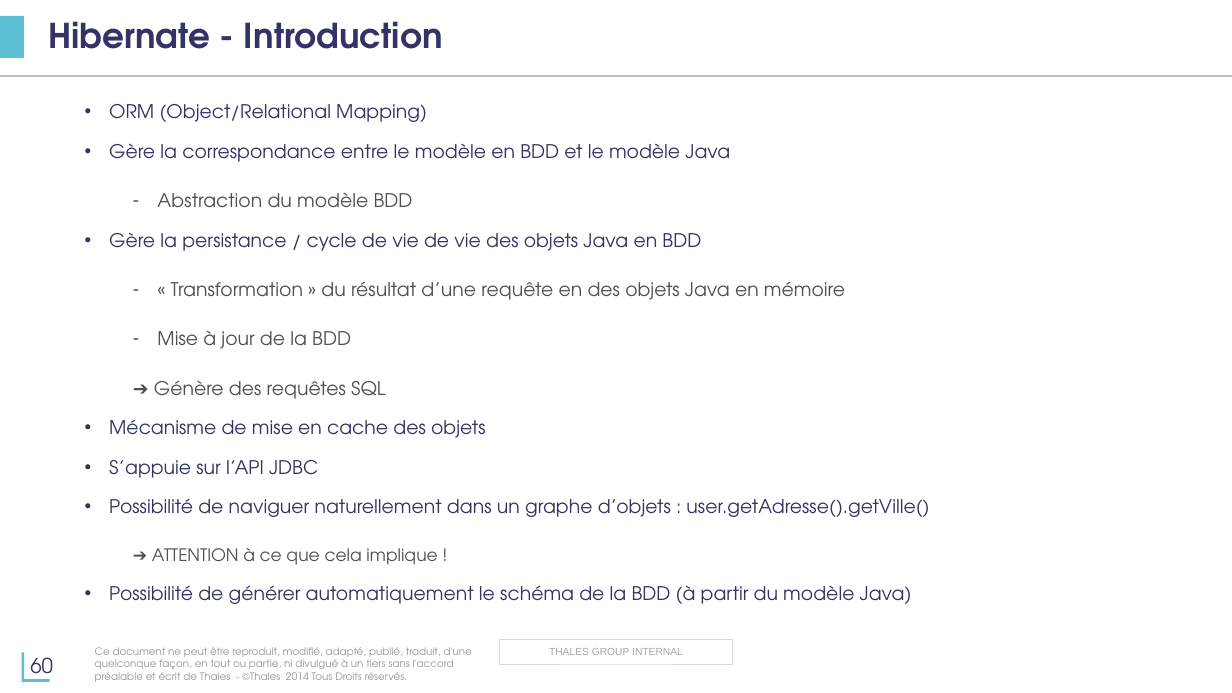
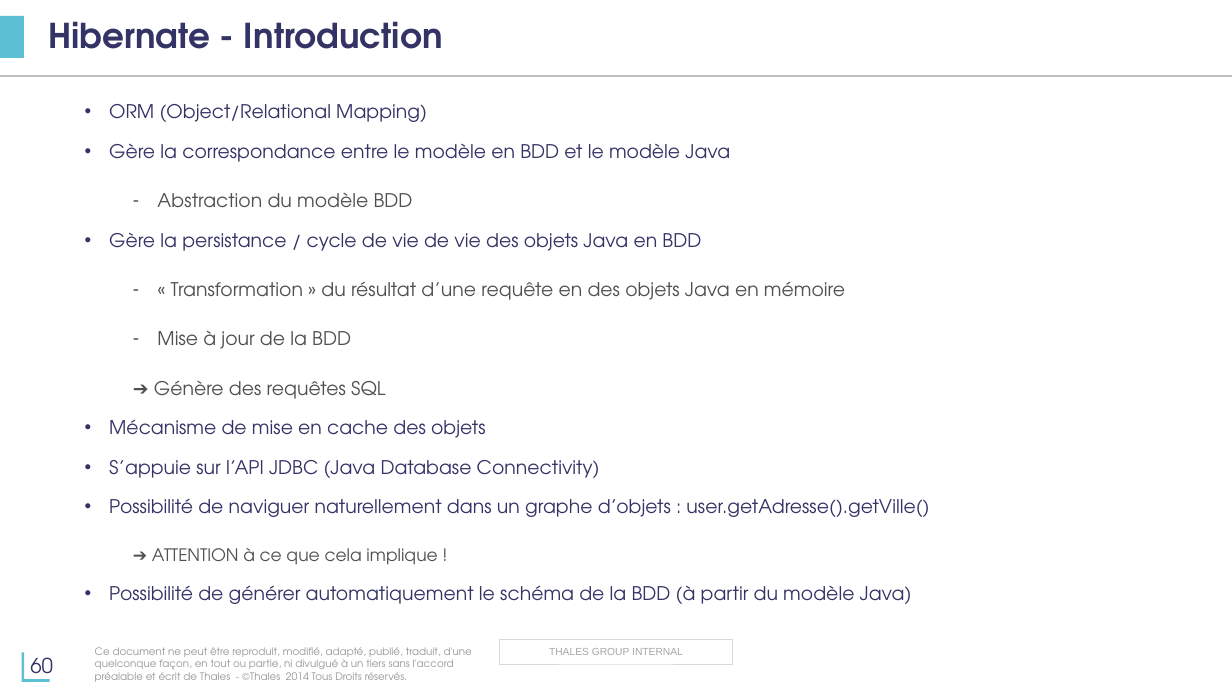
Before and after one commit to tsn-coding-dojo/java-spring-formation, a slide deck: slide 60 of présentation/Formation-Java.pptx. Drawn at 1232x693 pixels with LibreOffice and Linux fonts; fonts in the diff are those of the drawing; background and template pictures are left out. Boxes give left, top, right and bottom in pixels: in the first picture for what was removed or moved away, otherwise in the second. Text is boxed around its words. In the diff, an @@ line names an element or a change of style, - is before the commit and + after.

```diff
--- a/présentation/Formation-Java.pptx
+++ b/présentation/Formation-Java.pptx
@@ text at (109,460,600,478): text changed @@
-  • S’appuie sur l’API JDBC
+  • S’appuie sur l’API JDBC (Java Database Connectivity)
```
Also in this commit, not shown: 1 other slide changed.
